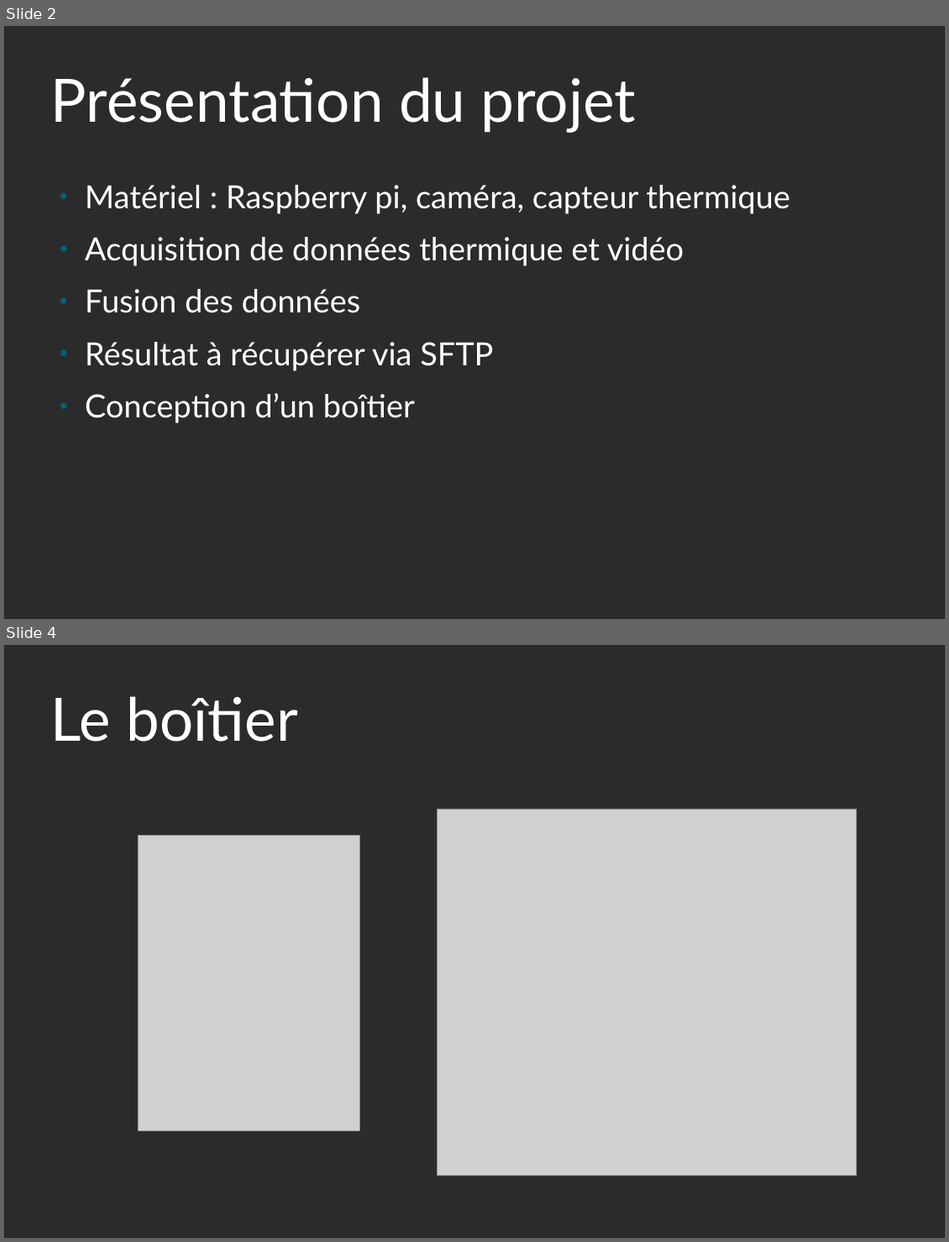
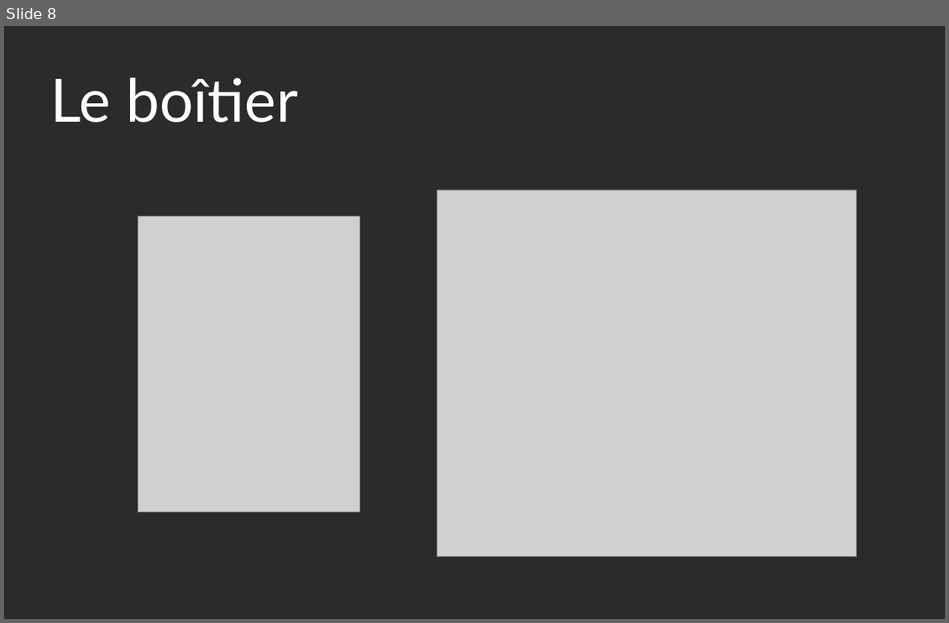
Before and after one commit to yannou38/ImageFusion, a slide deck: presM2M.odp. Shown one above the other, each under a label of ours: slides 2 and 4 before the commit, slide 8 after it; the slides between them are not shown. The pictures are 949x1242 and 949x623 pixels, drawn with LibreOffice and Linux fonts; fonts in the diff are those of the drawing; grey boxes stand for pictures; background and template pictures are left out; a plain dark background stands for a picture behind light text. Boxes give left, top, right and bottom in pixels: in the first picture for what was removed or moved away, otherwise in the second. Text is boxed around its words. In the diff, an @@ line names an element or a change of style, - is before the commit and + after.

```diff
--- a/presM2M.odp
+++ b/presM2M.odp
@@ slide 2 removed at bbox=[4, 26, 945, 619], background picture (left out) @@
@@ title removed at bbox=[51, 77, 636, 133] @@
-Présentation du projet
@@ text removed at bbox=[85, 185, 789, 423] @@
-● Matériel : Raspberry pi, caméra, capteur thermique
-● Acquisition de données thermique et vidéo
-● Fusion des données
-● Résultat à récupérer via SFTP
-● Conception d’un boîtier
@@ what was slide 4 is now slide 8 @@
```
Also in this commit, not shown: 3 slides changed, 7 slides added, 5 other files.
